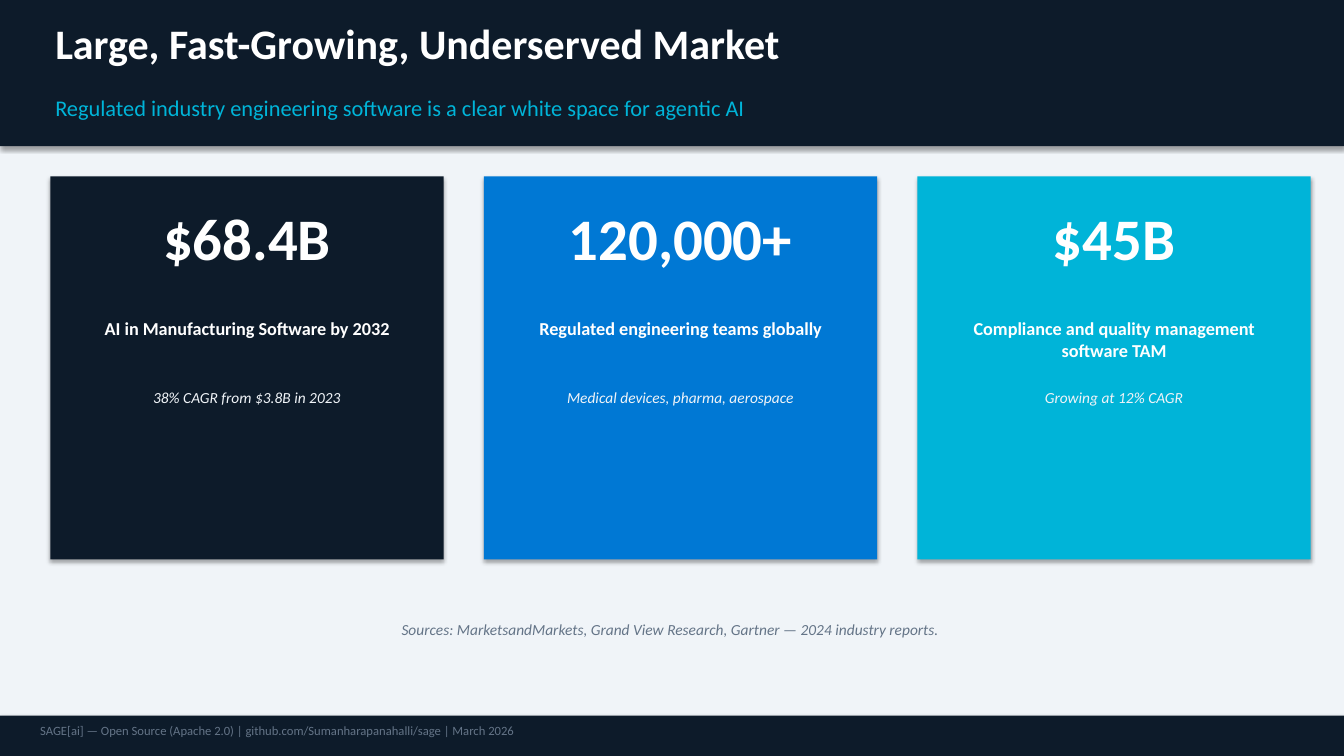
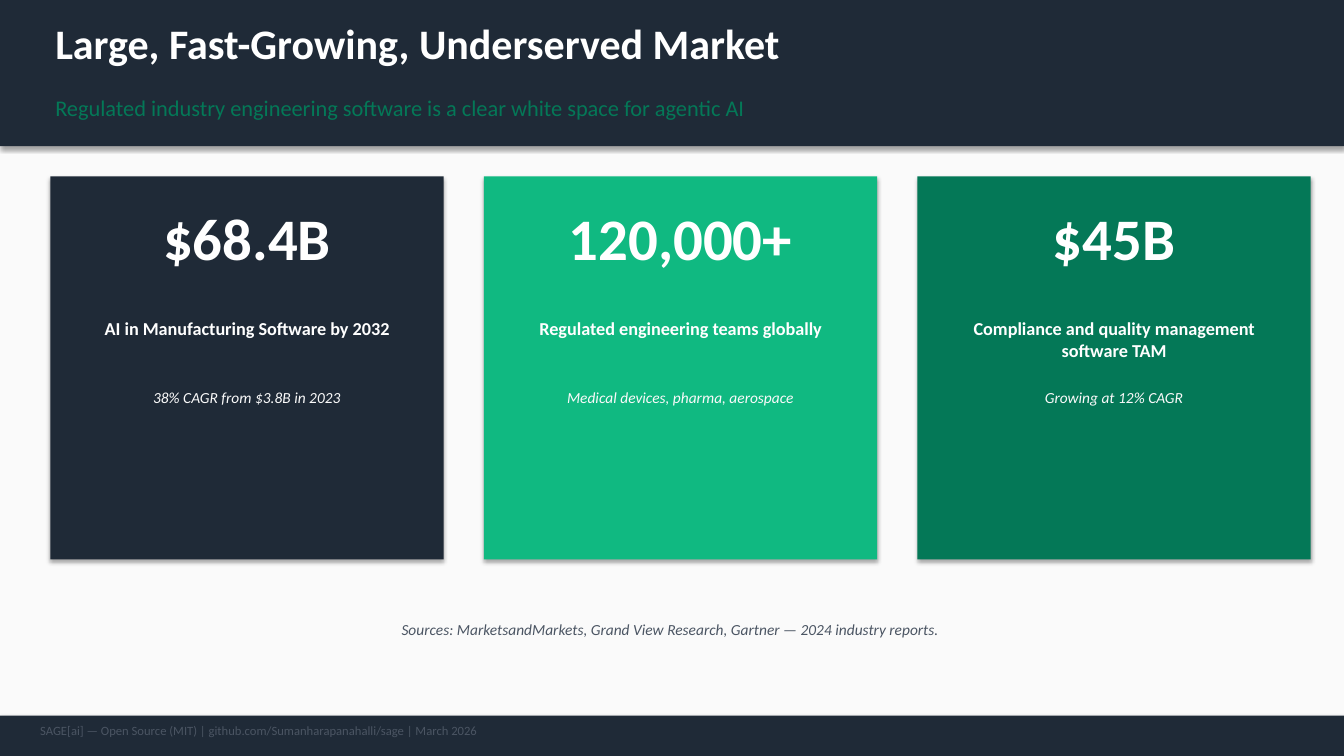
Before and after one commit to Sumanharapanahalli/SAGE, a slide deck: slide 5 of docs/SageAI_Investor_Pitch.pptx. Drawn at 1344x756 pixels with LibreOffice and Linux fonts; fonts in the diff are those of the drawing. Boxes give left, top, right and bottom in pixels: in the first picture for what was removed or moved away, otherwise in the second. Text is boxed around its words. In the diff, an @@ line names an element or a change of style, - is before the commit and + after.

```diff
--- a/docs/SageAI_Investor_Pitch.pptx
+++ b/docs/SageAI_Investor_Pitch.pptx
@@ background #F0F4F8 to #FAFAFA @@
@@ text "Regulated industry engineering software is ..." at <box>55,100,745,120</box>: text colour #00B4D8 to #047857 @@
@@ rectangle at <box>484,176,877,560</box>: fill #0078D4 to #10B981 @@
@@ rectangle at <box>918,176,1311,560</box>: fill #00B4D8 to #047857 @@
@@ text colour #F0F4F8 to #FAFAFA in 3 elements at <box>153,392,340,405</box>, <box>567,392,793,406</box>, <box>1045,392,1183,406</box> @@
@@ text "Sources: MarketsandMarkets, Grand View Research, ..." at <box>402,624,938,638</box>: text colour #647487 to #4B5563 @@
@@ fill #0D1B2A to #1F2A37 in 3 elements at <box>0,0,1344,146</box>, <box>50,176,444,560</box>, <box>0,716,1344,756</box> @@
@@ text at <box>40,726,477,735</box>: text changed; text colour #647487 to #4B5563 @@
-SAGE[ai] — Open Source (Apache 2.0) | github.com/Sumanharapanahalli/sage | March 2026
+SAGE[ai] — Open Source (MIT) | github.com/Sumanharapanahalli/sage | March 2026
```
Also in this commit, not shown: 13 other slides changed, 1 slide removed, 8 other files.
